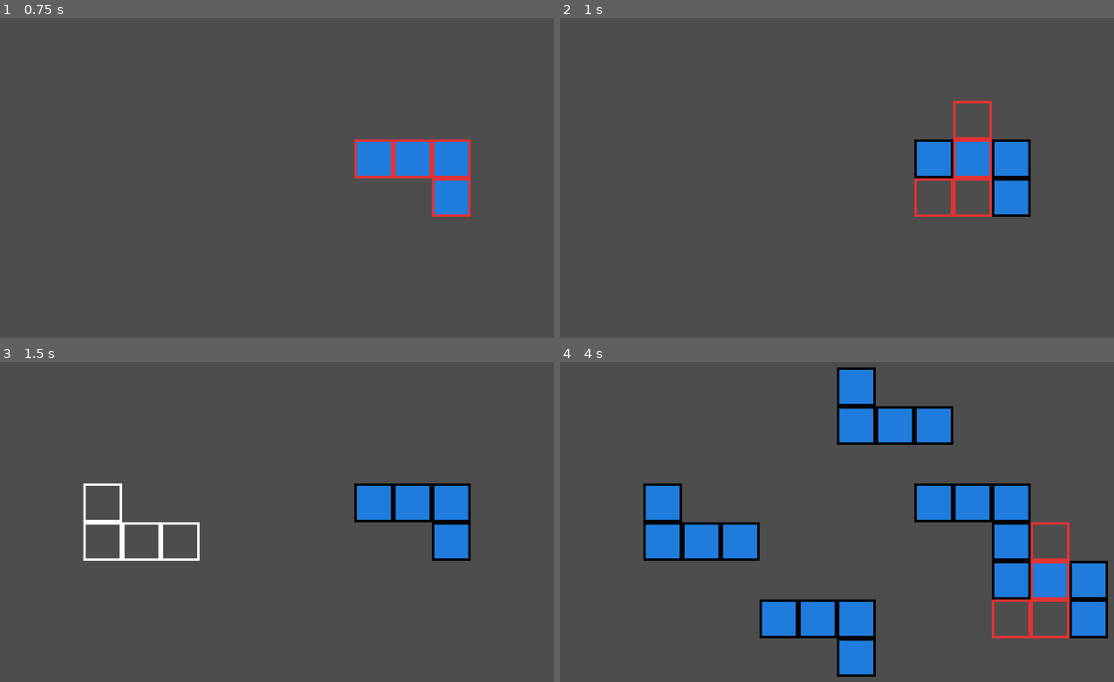
Above: before the commit, frames 1-4 (two rows, left to right).
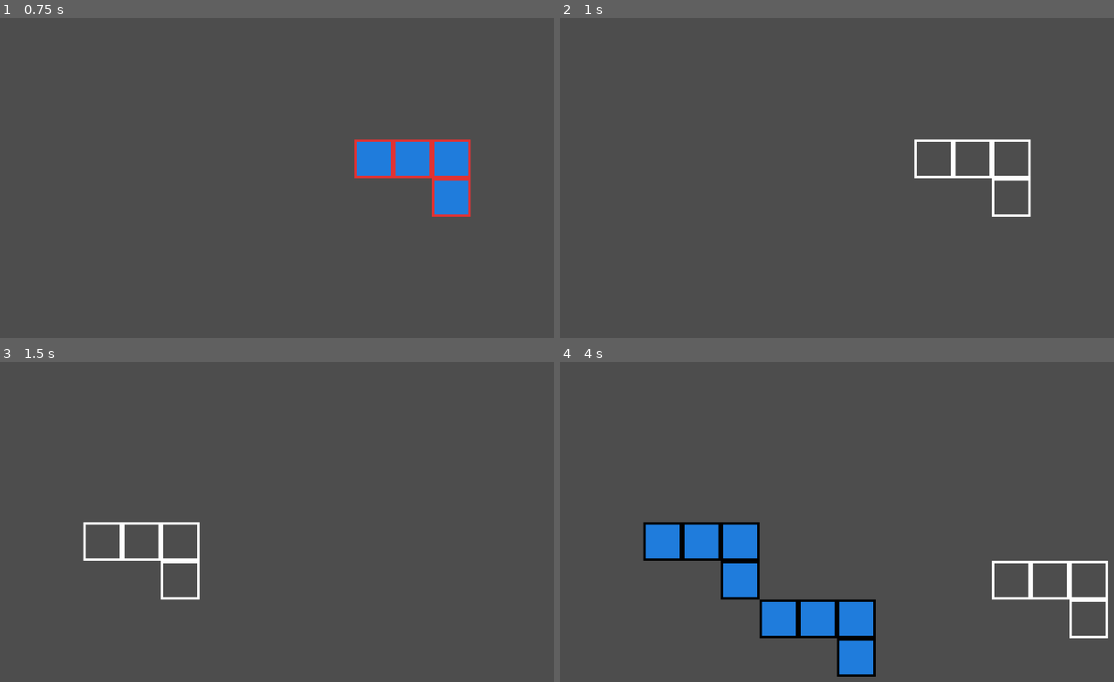
Above: after the commit, the same moments.

Repository: bthaus/Tea-Rex
Game: Godot game, scene res://game_board.tscn
The game is run twice, just before and just after one commit, with the same random seed, the same clock (stepped at 60 frames per second) and the same inputs. This scene is started directly instead of the project's main scene.
Inputs (mouse positions are in pixels of both pictures, inside the frame that each line leads up to):
- Up to frame 1 (0.75 s): tap Enter at 0.5 s; move the mouse to (432, 162) at 0.52 s; press the mouse at (432, 162) at 0.53 s
- Up to frame 2 (1 s): right-click (992, 162) at 0.8 s
- Up to frame 3 (1.5 s): tap Space at 1.25 s; move the mouse to (138, 544) at 1.27 s; release the mouse at (138, 544) at 1.28 s; right-click (138, 544) at 1.35 s
- Up to frame 4 (4 s): click (698, 544) at 1.55 s; tap Enter at 2, 3.5 s; move the mouse to (909, 438) at 2.02 s; press the mouse at (909, 438) at 2.03 s; right-click (909, 438) at 2.3 s; tap Space at 2.75 s; move the mouse to (803, 602) at 2.77 s; release the mouse at (803, 602) at 2.78 s; right-click (803, 602) at 2.85 s; click (803, 602) at 3.05 s; move the mouse to (1047, 582) at 3.52 s; press the mouse at (1047, 582) at 3.53 s; right-click (1047, 582) at 3.8 s

Frame 1 is identical in both runs. In frame 2, 4.1% of the frame differs, in the area x 63-86%, y 25-63%; in frame 3, 3.9%; in frame 4, 13%, in the area x 14-100%, y 1-87%.

Commit message:
whoops now its added

Diff:
--- a/game_board.gd
+++ b/game_board.gd
@@ -1,9 +1,7 @@
 extends Node2D
 
 
-var block = [Vector2(-1,0), Vector2(0,0), Vector2(1,0), Vector2(1,1)]
-var board_width = 32
-var board_height = 32
+var selected_block = [Vector2(-1,0), Vector2(0,0), Vector2(1,0), Vector2(1,1)]
 
 const SELECTION_LAYER = 1
 const BLOCK_LAYER = 0
@@ -12,26 +10,62 @@
 const ILLEGAL_PLACEMENT_TILE_ID = 1
 const BLUE_PIECE_TILE_ID = 2
 
+func _ready():
+	$Board.tile_set.tile_size = Vector2(Stats.block_size, Stats.block_size)
 
-func _process(delta):
+func _process(_delta):
 	$Board.clear_layer(SELECTION_LAYER)
 	var board_pos = $Board.local_to_map(get_local_mouse_position())
 
 	#Draw preview
-	var id = LEGAL_PLACEMENT_TILE_ID if _can_place_block(block, board_pos) else ILLEGAL_PLACEMENT_TILE_ID
-	_draw_block(block, board_pos, id, SELECTION_LAYER)
+	if selected_block != null:
+		var id = LEGAL_PLACEMENT_TILE_ID if _can_place_block(selected_block, board_pos) else ILLEGAL_PLACEMENT_TILE_ID
+		_draw_block(selected_block, board_pos, id, SELECTION_LAYER)
 
 func _input(event):
 	var board_pos = $Board.local_to_map(get_local_mouse_position())
-	if Input.is_action_just_pressed("left_click") and _can_place_block(block, board_pos):
-		_draw_block(block, board_pos, BLUE_PIECE_TILE_ID, BLOCK_LAYER)
-	if Input.is_action_just_pressed("right_click"):
-		block = _rotate_block(block)
+	if event.is_action_pressed("left_click"):
+		if selected_block == null: #Pick up at a block
+			pass
+		elif _can_place_block(selected_block, board_pos): #Place block down if possible
+			_draw_block(selected_block, board_pos, BLUE_PIECE_TILE_ID, BLOCK_LAYER)
+
+	if event.is_action_pressed("right_click"):
+		var block = _get_block_from_board(board_pos, true)
+		_draw_block(block, board_pos, -1, BLOCK_LAYER)
+		#selected_block = _rotate_block(selected_block)
 
 func _draw_block(block: PackedVector2Array, position: Vector2, id: int, layer: int):
-	var test = 0
 	for piece in block:
 		$Board.set_cell(layer, Vector2(piece.x + position.x, piece.y + position.y), id, Vector2(0,0))
+
+#If normalized, the coordinates of each piece will be based on position (=> (0,0))
+func _get_block_from_board(position: Vector2, normalize: bool) -> PackedVector2Array:
+	var data = $Board.get_cell_tile_data(BLOCK_LAYER, position)
+	if data == null: #No tile available
+		return []
+
+	var color = data.get_custom_data("color")
+	var pieces = []
+	var stack = [position]
+	while !stack.is_empty():
+		var curr_position = stack.pop_front()
+		pieces.push_back(curr_position)
+		for row in range(-1,2):
+			for col in range(-1,2):
+				var pos = Vector2(curr_position.x+col, curr_position.y+row)
+
+				if pieces.has(pos) or stack.has(pos): continue #Piece is already present in either all the visited pieces or the current stack
+
+				var cell_data = $Board.get_cell_tile_data(BLOCK_LAYER, pos)
+				if cell_data != null and cell_data.get_custom_data("color") == color:
+					stack.push_front(pos)
+
+	if normalize:
+		for i in pieces.size():
+			pieces[i].x -= position.x
+			pieces[i].y -= position.y
+	return pieces
 
 #Rotates all the pieces of a block from the origin point (0,0)
 func _rotate_block(block: PackedVector2Array):
@@ -40,11 +74,12 @@
 		piece.y *= -1 #Vector has positive side upwards, exactly opposite of tilemap
 		piece = piece.rotated(deg_to_rad(-90)) #This method rotates counter-clockwise, so we need to add the sign
 		piece.y *= -1 #Convert back
-		piece.x = round(piece.x) #Dont even ask me, i hate it
+		piece.x = round(piece.x) #Dont ask me, i hate it
 		piece.y = round(piece.y)
 		block[i] = piece
 	return block
 
+#Again, checks based upon (0,0) position of block
 func _can_place_block(block: PackedVector2Array, position: Vector2) -> bool:
 	for piece in block:
 		if $Board.get_cell_source_id(BLOCK_LAYER, Vector2(piece.x + position.x, piece.y + position.y)) != -1:
